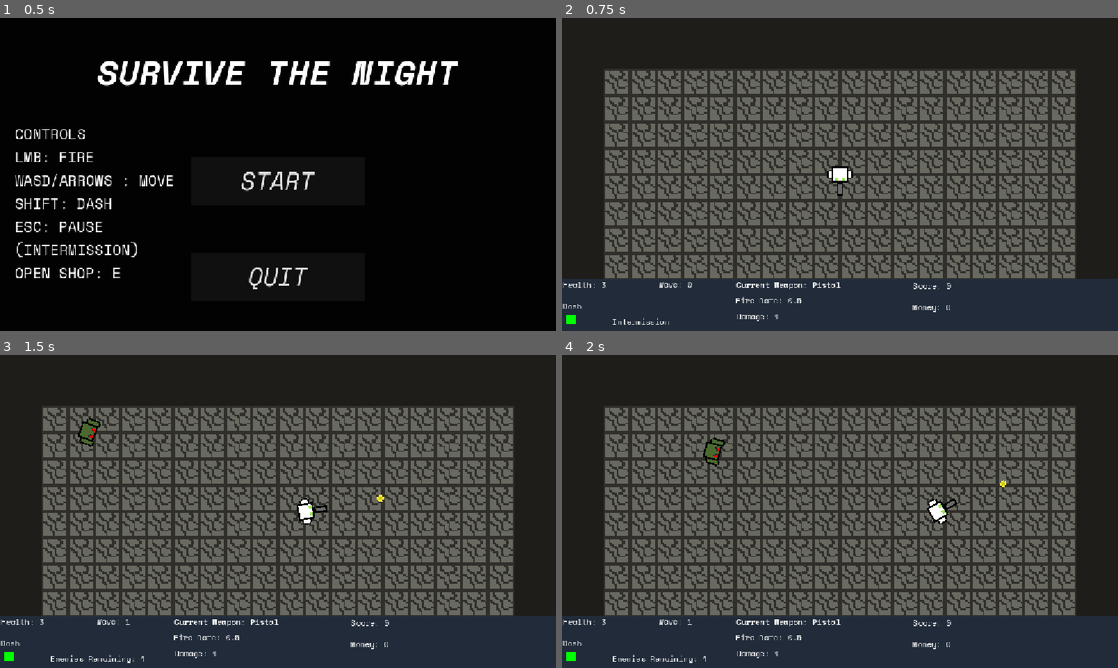
Above: before the commit, frames 1-4 (two rows, left to right).
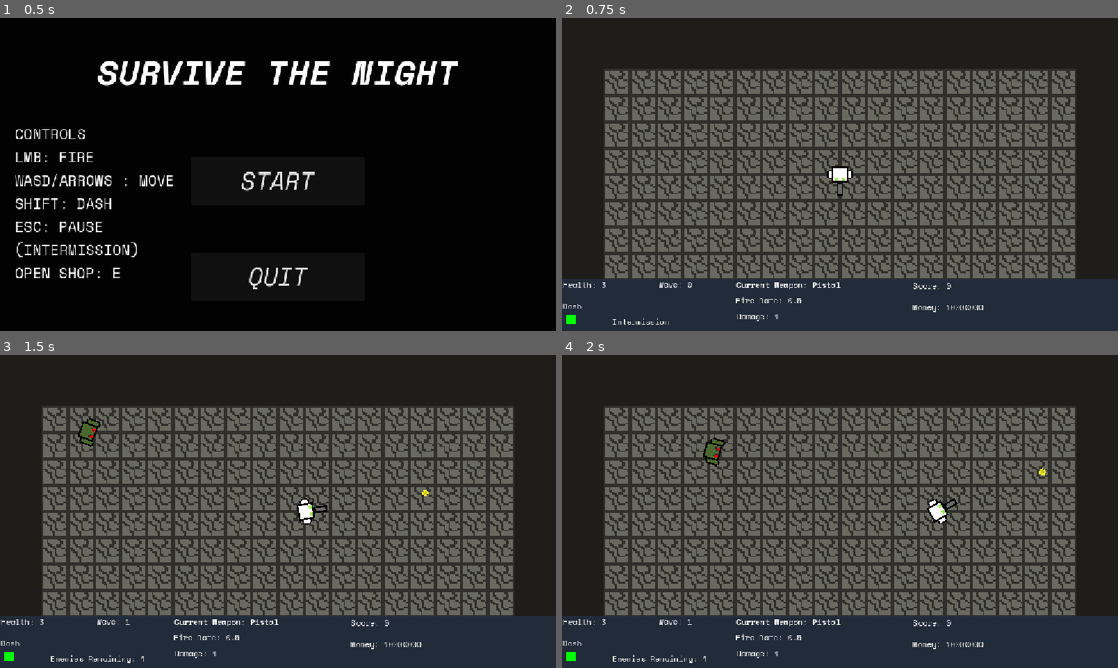
Above: after the commit, the same moments.

Repository: joseph-8220/CSCI4439PROJECT
Game: Godot game, scene res://scenes/area.tscn
Same seed, same stepped clock (60 frames per second), same inputs: the game is played once before the commit and once after it. Sound files missing from this copy of the repository are replaced by a short silence.
Inputs (mouse positions are in pixels of both pictures, inside the frame that each line leads up to):
- Up to frame 1 (0.5 s): no input
- Up to frame 2 (0.75 s): click "START" at 0.5 s
- Up to frame 3 (1.5 s): tap Enter (ui_accept) at 1.25 s; move the mouse to (400, 495) at 1.27 s; press the mouse at (400, 495) at 1.28 s; hold D (right) from 1.28 s (still down)
- Up to frame 4 (2 s): keep holding D (right); tap E (shop) at 1.52, 1.55, 1.82 s

Frame 1 is identical in both runs. In frame 2, less than 0.1% of the frame differs, in the area x 69-76%, y 91-94%; in frame 3, 0.1%, in the area x 67-78%, y 43-94%; in frame 4, 0.1%.

Commit message:
added sound effects

Diff:
--- a/scenes/area.tscn
+++ b/scenes/area.tscn
@@ -7,6 +7,9 @@
 [ext_resource type="PackedScene" uid="uid://cdlkpdad1k64h" path="res://scenes/UI-pieces/shopui.tscn" id="5_abe4w"]
 [ext_resource type="PackedScene" uid="uid://bqhfg703gpo0l" path="res://scenes/UI-pieces/mainmenu.tscn" id="5_t8tu6"]
 [ext_resource type="PackedScene" uid="uid://53ifclt6hb2y" path="res://scenes/UI-pieces/playerui.tscn" id="6_mphia"]
+[ext_resource type="AudioStream" uid="uid://b25e6cl8gvcwr" path="res://sounds/coin.wav" id="6_ueojj"]
+[ext_resource type="AudioStream" uid="uid://0cen2hdnr1iv" path="res://sounds/blocked.wav" id="7_j4i6t"]
+[ext_resource type="AudioStream" uid="uid://dreemed3syjv0" path="res://sounds/click.wav" id="8_8pxb4"]
 
 [node name="area" type="Node2D" unique_id=2043200640 groups=["main"]]
 process_mode = 1
@@ -32,6 +35,19 @@
 
 [node name="shopui" parent="CanvasLayer" unique_id=1385614335 instance=ExtResource("5_abe4w")]
 
+[node name="buynoise" type="AudioStreamPlayer2D" parent="CanvasLayer/shopui" unique_id=829298956]
+stream = ExtResource("6_ueojj")
+volume_db = -10.0
+
+[node name="blocknoise" type="AudioStreamPlayer2D" parent="CanvasLayer/shopui" unique_id=1897581653]
+stream = ExtResource("7_j4i6t")
+volume_db = -40.0
+pitch_scale = 0.5
+
+[node name="click" type="AudioStreamPlayer2D" parent="CanvasLayer/shopui" unique_id=1962664237]
+stream = ExtResource("8_8pxb4")
+volume_db = -25.0
+
 [node name="pausemenu" parent="CanvasLayer" unique_id=2009030280 instance=ExtResource("4_abe4w")]
 anchors_preset = 8
 anchor_left = 0.5
@@ -39,11 +55,19 @@
 anchor_right = 0.5
 anchor_bottom = 0.5
 
+[node name="click" type="AudioStreamPlayer2D" parent="CanvasLayer/pausemenu" unique_id=1777301394]
+stream = ExtResource("8_8pxb4")
+volume_db = -20.0
+
 [node name="CanvasLayer2" type="CanvasLayer" parent="." unique_id=1135224871]
 layer = 0
 
 [node name="mainmenu" parent="CanvasLayer2" unique_id=583645258 instance=ExtResource("5_t8tu6")]
 position = Vector2(576, 324)
+
+[node name="click" type="AudioStreamPlayer2D" parent="CanvasLayer2/mainmenu" unique_id=2115162882]
+stream = ExtResource("8_8pxb4")
+volume_db = -25.0
 
 [node name="wavespawner" type="Timer" parent="." unique_id=1813248576]
 process_mode = 1
--- a/scenes/eyeball.tscn
+++ b/scenes/eyeball.tscn
@@ -2,6 +2,7 @@
 
 [ext_resource type="Texture2D" uid="uid://qdtkrywj1cqu" path="res://sprites/sheets.png" id="1_7eecr"]
 [ext_resource type="Script" uid="uid://c8nbofys44fwu" path="res://scripts/enemies/eyeball.gd" id="1_mn6nm"]
+[ext_resource type="AudioStream" uid="uid://k68ovon2kms3" path="res://sounds/eyeball_dead.wav" id="3_ps2qp"]
 
 [sub_resource type="AtlasTexture" id="AtlasTexture_cc37w"]
 atlas = ExtResource("1_7eecr")
@@ -33,5 +34,10 @@
 [node name="Detection" type="CollisionShape2D" parent="DetectionArea" unique_id=1132991319 groups=["enemy"]]
 shape = SubResource("CircleShape2D_cc37w")
 
+[node name="deadnoise" type="AudioStreamPlayer2D" parent="." unique_id=251104825]
+stream = ExtResource("3_ps2qp")
+volume_db = -20.0
+pitch_scale = 1.6
+
 [connection signal="body_entered" from="DetectionArea" to="." method="_on_detection_area_body_entered"]
 [connection signal="body_exited" from="DetectionArea" to="." method="_on_detection_area_body_exited"]
--- a/scenes/player.tscn
+++ b/scenes/player.tscn
@@ -3,6 +3,8 @@
 [ext_resource type="Script" uid="uid://b7hxr74rtdxc7" path="res://scripts/character/player.gd" id="1_onrkg"]
 [ext_resource type="Texture2D" uid="uid://qdtkrywj1cqu" path="res://sprites/sheets.png" id="2_qhqgy"]
 [ext_resource type="PackedScene" uid="uid://cllecdjbygkyk" path="res://scenes/weapons/equip_weapon.tscn" id="3_dqkch"]
+[ext_resource type="AudioStream" uid="uid://b5wtjcpsk1thq" path="res://sounds/woosh.wav" id="4_dqkch"]
+[ext_resource type="AudioStream" uid="uid://cnl6tojl7rrxg" path="res://sounds/playerhurt.wav" id="5_qlg0r"]
 
 [sub_resource type="RectangleShape2D" id="RectangleShape2D_sdahy"]
 size = Vector2(6, 8)
@@ -31,9 +33,15 @@
 position = Vector2(8, 0)
 
 [node name="hurtbox" type="Area2D" parent="." unique_id=480766290]
-visible = false
 
 [node name="CollisionShape2D" type="CollisionShape2D" parent="hurtbox" unique_id=1685858333]
 shape = SubResource("RectangleShape2D_cc37w")
 
+[node name="dashsound" type="AudioStreamPlayer2D" parent="." unique_id=289531383]
+stream = ExtResource("4_dqkch")
+
+[node name="hurtsound" type="AudioStreamPlayer2D" parent="." unique_id=1661354183]
+stream = ExtResource("5_qlg0r")
+pitch_scale = 1.15
+
 [connection signal="body_entered" from="hurtbox" to="." method="_on_hurtbox_body_entered"]
--- a/scenes/projectile.tscn
+++ b/scenes/projectile.tscn
@@ -2,6 +2,7 @@
 
 [ext_resource type="Script" uid="uid://bxa5wxwaa7b2o" path="res://scripts/projectiles/projectile.gd" id="1_q3m7n"]
 [ext_resource type="Texture2D" uid="uid://qdtkrywj1cqu" path="res://sprites/sheets.png" id="2_q3m7n"]
+[ext_resource type="AudioStream" uid="uid://cn6fgyl540qwf" path="res://sounds/hitsound.wav" id="3_softn"]
 
 [sub_resource type="RectangleShape2D" id="RectangleShape2D_cc37w"]
 size = Vector2(6, 6)
@@ -20,4 +21,9 @@
 [node name="CollisionShape2D" type="CollisionShape2D" parent="." unique_id=838073959]
 shape = SubResource("RectangleShape2D_cc37w")
 
+[node name="hitsound" type="AudioStreamPlayer2D" parent="." unique_id=1464873862]
+stream = ExtResource("3_softn")
+volume_db = -30.0
+pitch_scale = 2.0
+
 [connection signal="body_entered" from="." to="." method="_on_body_entered"]
--- a/scenes/walker.tscn
+++ b/scenes/walker.tscn
@@ -2,6 +2,7 @@
 
 [ext_resource type="Script" uid="uid://hfokwvxqvtlt" path="res://scripts/enemies/walker.gd" id="1_2dkgr"]
 [ext_resource type="Texture2D" uid="uid://qdtkrywj1cqu" path="res://sprites/sheets.png" id="2_2dkgr"]
+[ext_resource type="AudioStream" uid="uid://bremrnkr26wq" path="res://sounds/walkerdead.wav" id="3_v8erx"]
 
 [sub_resource type="RectangleShape2D" id="RectangleShape2D_cc37w"]
 size = Vector2(13, 16)
@@ -29,3 +30,8 @@
 
 [node name="CollisionShape2D" type="CollisionShape2D" parent="Area2D" unique_id=1243739896 groups=["enemy"]]
 shape = SubResource("RectangleShape2D_8p87e")
+
+[node name="deadnoise" type="AudioStreamPlayer2D" parent="." unique_id=1551069627]
+stream = ExtResource("3_v8erx")
+volume_db = -20.0
+pitch_scale = 0.7
--- a/scenes/weapons/equip_weapon.tscn
+++ b/scenes/weapons/equip_weapon.tscn
@@ -4,8 +4,12 @@
 [ext_resource type="Texture2D" uid="uid://qdtkrywj1cqu" path="res://sprites/sheets.png" id="2_o0qyp"]
 [ext_resource type="PackedScene" uid="uid://dvivh5oe6ik82" path="res://scenes/weapons/pistol.tscn" id="2_x8814"]
 [ext_resource type="Script" uid="uid://bdx7w1qx8l8sr" path="res://scripts/weapons/shotgun.gd" id="3_vbup7"]
+[ext_resource type="AudioStream" uid="uid://dihwb0optyj0o" path="res://sounds/gunshot.wav" id="4_fmi5r"]
 [ext_resource type="Script" uid="uid://q8h0mpfdmbi0" path="res://scripts/weapons/m_gun.gd" id="4_o0qyp"]
+[ext_resource type="AudioStream" uid="uid://dye26drm68uol" path="res://sounds/shotgun.wav" id="5_n0wa2"]
 [ext_resource type="Script" uid="uid://cdd7smof6tb1l" path="res://scripts/weapons/crossbow.gd" id="5_ykrxr"]
+[ext_resource type="AudioStream" uid="uid://e20wuvdc52vq" path="res://sounds/crossbow.wav" id="7_ykrxr"]
+[ext_resource type="AudioStream" uid="uid://d021jm4gyro86" path="res://sounds/mgun.wav" id="8_to6bd"]
 
 [sub_resource type="RectangleShape2D" id="RectangleShape2D_wah6k"]
 size = Vector2(2003, 4)
@@ -21,11 +25,24 @@
 
 [node name="Pistol" parent="." unique_id=847540433 instance=ExtResource("2_x8814")]
 
+[node name="PistolSound" type="AudioStreamPlayer2D" parent="Pistol" unique_id=167926701]
+stream = ExtResource("4_fmi5r")
+volume_db = -39.0
+
 [node name="Shotgun" type="CharacterBody2D" parent="." unique_id=2076756109]
 script = ExtResource("3_vbup7")
 
+[node name="ShotgunSound" type="AudioStreamPlayer2D" parent="Shotgun" unique_id=622660991]
+stream = ExtResource("5_n0wa2")
+volume_db = -15.0
+
 [node name="MGun" type="CharacterBody2D" parent="." unique_id=1950453494]
 script = ExtResource("4_o0qyp")
+
+[node name="MGunSound" type="AudioStreamPlayer2D" parent="MGun" unique_id=399544062]
+stream = ExtResource("8_to6bd")
+volume_db = -30.0
+pitch_scale = 0.8
 
 [node name="Crossbow" type="CharacterBody2D" parent="." unique_id=426449217]
 script = ExtResource("5_ykrxr")
@@ -40,3 +57,7 @@
 [node name="CollisionShape2D" type="CollisionShape2D" parent="Crossbow/Area2D" unique_id=8888942]
 position = Vector2(998.5, 0)
 shape = SubResource("RectangleShape2D_wah6k")
+
+[node name="CrossbowSound" type="AudioStreamPlayer2D" parent="Crossbow" unique_id=268801733]
+stream = ExtResource("7_ykrxr")
+volume_db = -45.0
--- a/scripts/character/character.gd
+++ /dev/null
@@ -1,5 +0,0 @@
-class_name character
-extends CharacterBody2D
-
-@export var health : int
-@export var movespeed : float
--- a/scripts/character/player.gd
+++ b/scripts/character/player.gd
@@ -1,4 +1,4 @@
-extends character
+extends CharacterBody2D
 # The player is able to dash by double tapping any directional input.
 # I have implemented the dash system, however i still need to implement that double tap input.
 
@@ -9,13 +9,18 @@
 @export var friction_coeff : float = 8
 @export var playerhealth : int = 3
 @export var maxhealth: int = 3
-@export var money : int = 0
+@export var money : int = 10000000
 @export var knockback_strength : float = 500
 @export var iframes_duration: float = .5
 @export var weaponid: int = 1
 @export var dmgbuffcount: int = 0
 @export var vitbuffcount: int = 0
 @export var spebuffcount: int = 0
+@export var movespeed: int
+
+@onready var dashsound: AudioStreamPlayer2D = $dashsound
+@onready var hurtsound: AudioStreamPlayer2D = $hurtsound
+
 #not these ones though lol
 var can_dash : bool = true
 var is_invuln: bool = false
@@ -62,6 +67,7 @@
 	# cannot dash while standing still
 	if input_direction == Vector2.ZERO:
 		return
+	dashsound.play()
 	dash_direction = input_direction
 	velocity = dash_direction * dash_power * 50
 	can_dash = false
@@ -111,6 +117,8 @@
 func damage(owchie):
 	if is_invuln or is_dashing:
 		return
+	hurtsound.pitch_scale = randf_range(0.92, 1.2)
+	hurtsound.play()
 	playerhealth = playerhealth - owchie
 	$Sprite2D.frame = 1
 	ubercharge()
@@ -137,7 +145,7 @@
 	dash_power = 10 + .6*spebuffcount
 	movespeed = 85 + 5*spebuffcount
 	iframes_duration = 0.5 + .009*vitbuffcount
-	friction_coeff = 8 - .25*vitbuffcount
+	friction_coeff = 8 + .004*vitbuffcount
 
 # originally i was doing the collision.collider.whatever thing i used for the projectiles but in
 # general it was just really buggy so i decided to just use a hurtbox instead
--- a/scripts/enemies/eyeball.gd
+++ b/scripts/enemies/eyeball.gd
@@ -6,6 +6,8 @@
 @export var damage: int
 @export var firerate: float
 @export var projectilespeed: float
+@onready var deadnoise: AudioStreamPlayer2D = $deadnoise
+
 var scattering: bool
 var timer: float = 0.0
 func _ready():
@@ -47,6 +49,12 @@
 func death():
 	var player = get_tree().get_first_node_in_group("player")
 	var world = get_tree().get_first_node_in_group("main")
+	remove_child(deadnoise)
+	get_parent().add_child(deadnoise)
+	deadnoise.pitch_scale = randf_range(1.4, 1.6)
+	deadnoise.global_position = global_position
+	deadnoise.play()
+	deadnoise.finished.connect(deadnoise.queue_free)
 	queue_free()
 	get_parent().enemycount -= 1
 	player.money = player.money + 10
--- a/scripts/enemies/walker.gd
+++ b/scripts/enemies/walker.gd
@@ -5,8 +5,10 @@
 @export var speed: float
 @export var enemyhealth: int
 @export var damage: int
+@onready var deadnoise: AudioStreamPlayer2D = $deadnoise
+
 func _ready():
-	speed = 80*pow(1.04, get_tree().get_first_node_in_group("main").wave - 1)
+	speed = 80*pow(1.02, get_tree().get_first_node_in_group("main").wave - 1)
 	enemyhealth = 3 + floor((get_tree().get_first_node_in_group("main").wave - 1)/2)
 	damage = 1
 	get_parent().enemycount += 1
@@ -25,6 +27,13 @@
 	move_and_slide()
 
 func death():
+	var parent = get_parent()
+	remove_child(deadnoise)
+	parent.add_child(deadnoise)
+	deadnoise.pitch_scale = randf_range(0.6, 1)
+	deadnoise.global_position = global_position
+	deadnoise.play()
+	deadnoise.finished.connect(deadnoise.queue_free)
 	var player = get_tree().get_first_node_in_group("player")
 	var world = get_tree().get_first_node_in_group("main")
 	queue_free()
--- a/scripts/projectiles/projectile.gd
+++ b/scripts/projectiles/projectile.gd
@@ -9,6 +9,8 @@
 var pierce: int = 1
 var hungry: bool
 var hit_list: Array = []
+@onready var hitsound: AudioStreamPlayer2D = $hitsound
+
 func _ready():
 	global_position=pos
 	global_rotation=rota
@@ -28,6 +30,11 @@
 	if body.is_in_group("enemy"):
 		if body in hit_list:
 			return
+		remove_child(hitsound)
+		get_parent().add_child(hitsound)
+		hitsound.global_position = global_position
+		hitsound.play()
+		hitsound.finished.connect(hitsound.queue_free)
 		body.enemyhealth -= damage
 		pierce -= 1
 		if pierce <= 0:
--- a/scripts/ui/mainmenu.gd
+++ b/scripts/ui/mainmenu.gd
@@ -1,11 +1,12 @@
 extends Node2D
 
-
+@onready var click: AudioStreamPlayer2D = $click
 # Called when the node enters the scene tree for the first time.
 func _ready() -> void:
 	pass
 
 func _on_start_pressed() -> void:
+	click.play()
 	$TextureRect.hide()
 	$buttonmanager.hide()
 	get_tree().paused = false
--- a/scripts/ui/pausemenu.gd
+++ b/scripts/ui/pausemenu.gd
@@ -1,4 +1,5 @@
 extends Control
+@onready var click: AudioStreamPlayer2D = $click
 
 func _ready():
 	$AnimationPlayer.play("RESET")
@@ -9,11 +10,13 @@
 	get_tree().paused = false
 	#$AnimationPlayer.play_backwards("obfus")
 	#await $AnimationPlayer.animation_finished
+	click.play()
 	if not get_tree().paused:
 		hide()
 
 func pause():
 	show()
+	click.play()
 	get_tree().paused = true
 	$AnimationPlayer.play("obfus")
 
--- a/scripts/ui/shopui.gd
+++ b/scripts/ui/shopui.gd
@@ -9,7 +9,10 @@
 var soldout: bool
 var weacost: int
 var special: int
-# Called when the node enters the scene tree for the first time.
+@onready var buynoise: AudioStreamPlayer2D = $buynoise
+@onready var blocknoise: AudioStreamPlayer2D = $blocknoise
+@onready var click: AudioStreamPlayer2D = $click
+
 func _ready() -> void:
 	player = get_tree().get_first_node_in_group("player")
 	weapongroup = get_tree().get_first_node_in_group("weapon")
@@ -32,6 +35,7 @@
 func _process(delta) -> void:
 	player.shopping = shopping
 	if Input.is_action_just_pressed("shop") and not get_tree().paused and world.intermission and world.wave != 0:
+		click.play()
 		if shopping:
 			stopshopping()
 		else:
@@ -52,13 +56,13 @@
 			$Panel/SPECIAL/Label.text = "The Pistol\nThis again?\nMiddling individual damage.\nMiddling fire rate.\nDamage and fire rate increases with power."
 		2:
 			$Panel/SPECIAL.texture.region = Rect2(48,0,16,16)
-			$Panel/SPECIAL/Label.text = "The Shotgun\nThe kind with the most tent poles.\nFire a fan of pellets.\nKnocks the user back.\nMedium-slow fire rate.\nNumber of pellets increases with power."
+			$Panel/SPECIAL/Label.text = "The Shotgun\nThe kind with the most tent poles.\nFire a fan of pellets.\nKnocks the user back.\nDestroys enemy projectiles.\nMedium-slow fire rate.\nNumber of pellets increases with power."
 		3:
 			$Panel/SPECIAL.texture.region = Rect2(64,0,16,16)
 			$Panel/SPECIAL/Label.text = "The Machine Gun\nFully Automatic!\n...at the cost of low individual damage.\nBlistering fire rate.\nFire rate increases with power."
 		4:
 			$Panel/SPECIAL.texture.region = Rect2(112,0,16,16)
-			$Panel/SPECIAL/Label.text = "The Crossbow\nA shepherd protects the flock.\nFire piercing hitscan bolts for high damage.\nSlow fire rate.\nBolt size increases with power."
+			$Panel/SPECIAL/Label.text = "The Crossbow\nA shepherd protects the flock.\nFire piercing hitscan bolts for high damage.\nSlow fire rate.\nDestroys enemy projectiles.\nBolt size increases with power."
 		_:
 			$Panel/SPECIAL/Label.text = "uh oh" + str(special)
 	if soldout:
@@ -91,25 +95,36 @@
 					powcost += 5
 					player.dmgbuffcount += 1
 					weapongroup.checkStats()
-
+					buynoise.play()
+				else:
+					blocknoise.play()
 			2:
 				if canBuy(specost):
 					player.money -= specost
 					specost += 5
 					player.spebuffcount += 1
 					player.checkStats()
+					buynoise.play()
+				else:
+					blocknoise.play()
 			3:
 				if canBuy(vitcost):
 					player.money -= vitcost
 					vitcost += 5
 					player.vitbuffcount += 1
 					player.checkStats()
+					buynoise.play()
+				else:
+					blocknoise.play()
 			4:
 				if canBuy(weacost) and not soldout:
 					weapongroup._equip(special)
 					soldout = true
 					player.money -= weacost
 					weacost += 15
+					buynoise.play()
+				else:
+					blocknoise.play()
 			_:
 				pass
 
--- a/scripts/weapons/crossbow.gd
+++ b/scripts/weapons/crossbow.gd
@@ -9,11 +9,12 @@
 @onready var bolt_box: Area2D = $Area2D
 @onready var bolt_line: Line2D = $Line2D
 @onready var base_width: float = bolt_line.width
+@onready var crossbow_sound: AudioStreamPlayer2D = $CrossbowSound
 
 func checkStats():
 	damage = 8 + get_parent().player.dmgbuffcount
 	get_parent().damage = damage
-	if fire_rate != 0.01:
+	if fire_rate  > 0.1:
 		fire_rate = 2.5 - get_parent().player.dmgbuffcount * 0.03
 	get_parent().fire_rate = fire_rate
 	$"../Sprite2D".frame = 6
@@ -25,6 +26,8 @@
 
 func use(damage):
 	bolt_line.visible = true
+	crossbow_sound.pitch_scale = randf_range(0.85, 1.10)
+	crossbow_sound.play()
 	var targets = bolt_box.get_overlapping_bodies()
 	for body in targets:
 		if body.is_in_group("enemy"):
--- a/scripts/weapons/m_gun.gd
+++ b/scripts/weapons/m_gun.gd
@@ -5,18 +5,25 @@
 var damage: int = 1
 var lifetime: float = 0.53
 var hungry: bool = false
+@onready var m_gun_sound: AudioStreamPlayer2D = $MGunSound
+
 func checkStats():
-	fire_rate = .005 - (.001 - .15)*pow(0.8, get_parent().player.dmgbuffcount)
+	fire_rate = .005 - (.001 - .15)*pow(0.93, get_parent().player.dmgbuffcount)
 	get_parent().fire_rate = fire_rate
-	get_parent().damage = 1 + floor(get_parent().player.dmgbuffcount/12)
+	get_parent().damage = 1 + floor(get_parent().player.dmgbuffcount/10)
 	$"../Sprite2D".frame = 4
 
 func use(damage):
+	m_gun_sound.pitch_scale = randf_range(0.85, 1.10)
+	m_gun_sound.play()
+	var spread = deg_to_rad(.45*get_parent().player.dmgbuffcount)
+	var random_offset = randf_range(-spread/2, spread/2)
+	var final_angle = global_rotation + random_offset
 	var projectile = projectile_path.instantiate()
 	projectile.lifetime = lifetime
-	projectile.dir = global_rotation
+	projectile.dir = final_angle
 	projectile.pos = global_position
-	projectile.rota = global_rotation
+	projectile.rota = final_angle
 	projectile.damage = damage
 	projectile.hungry = hungry
 	projectile.speed = 300 + 3.5*get_parent().player.dmgbuffcount
--- a/scripts/weapons/pistol.gd
+++ b/scripts/weapons/pistol.gd
@@ -4,6 +4,8 @@
 var fire_rate: float = 0.5
 var damage: int = 1
 var hungry: bool = false
+@onready var pistol_sound: AudioStreamPlayer2D = $PistolSound
+
 #PISTOL
 
 func checkStats():
@@ -15,13 +17,14 @@
 
 func use(damage):
 	var projectile = projectile_path.instantiate()
-
+	pistol_sound.pitch_scale = randf_range(0.82, 1.17)
+	pistol_sound.play()
 	projectile.dir = global_rotation
 	projectile.pos = global_position
 	projectile.rota = global_rotation
 	projectile.damage = damage
 	projectile.lifetime = 10
-	projectile.speed = 300 + 50*get_parent().player.dmgbuffcount
+	projectile.speed = 450 + 15*get_parent().player.dmgbuffcount
 	projectile.pierce = 1
 	projectile.hungry = hungry
 	get_tree().current_scene.add_child(projectile)
--- a/scripts/weapons/shotgun.gd
+++ b/scripts/weapons/shotgun.gd
@@ -7,6 +7,10 @@
 var lifetime: float = .15
 var pierce: int
 var hungry: bool = true
+
+
+@onready var shotgun_sound: AudioStreamPlayer2D = $ShotgunSound
+
 func _ready():
 	pellets = 3
 
@@ -20,6 +24,8 @@
 
 func use(damage):
 	var spread = deg_to_rad(35)
+	shotgun_sound.pitch_scale = randf_range(0.8, 1.2)
+	shotgun_sound.play()
 	for i in range(pellets):
 		var projectile = projectile_path.instantiate()
 
Not shown, removed: scripts/character/character.gd.uid
Not shown, added: sounds/blocked.wav.import
Not shown, added: sounds/click.wav.import
Not shown, added: sounds/coin.wav.import
Not shown, added: sounds/crossbow.wav.import
Not shown, added: sounds/eyeball_dead.wav.import
Not shown, added: sounds/gunshot.wav.import
Not shown, added: sounds/hitsound.wav.import
Not shown, added: sounds/mgun.wav.import
Not shown, added: sounds/playerhurt.wav.import
Not shown, added: sounds/shotgun.wav.import
Not shown, added: sounds/walkerdead.wav.import
(and 15 more such lines)
